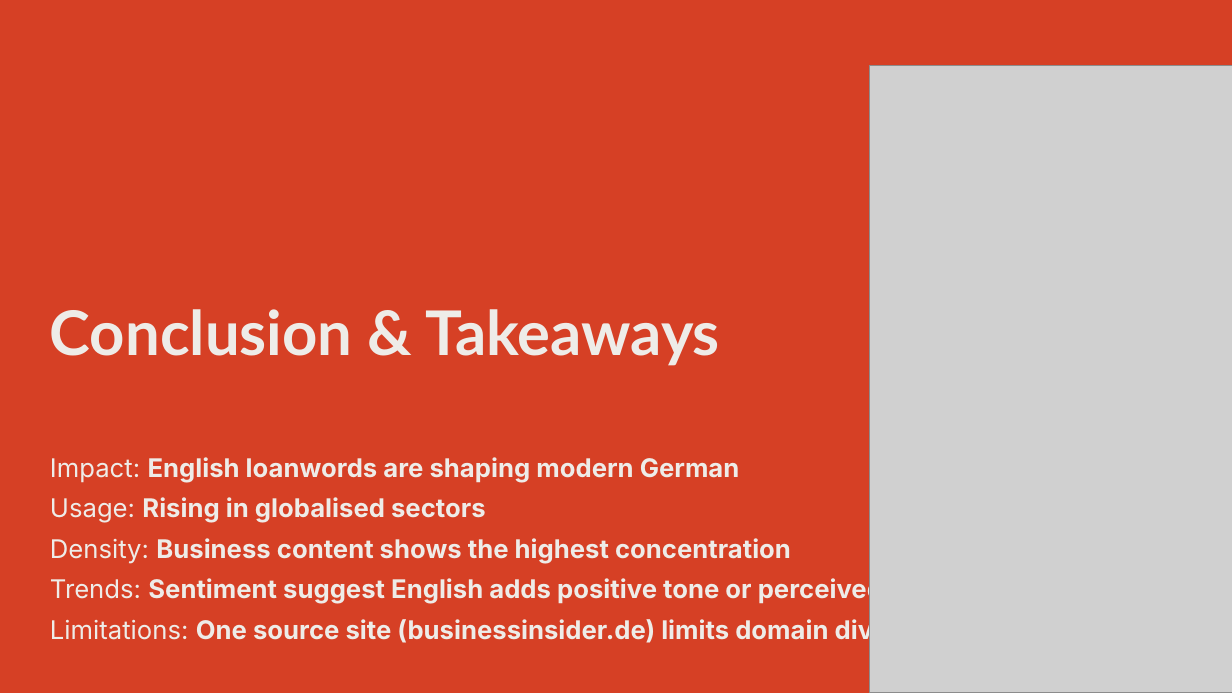
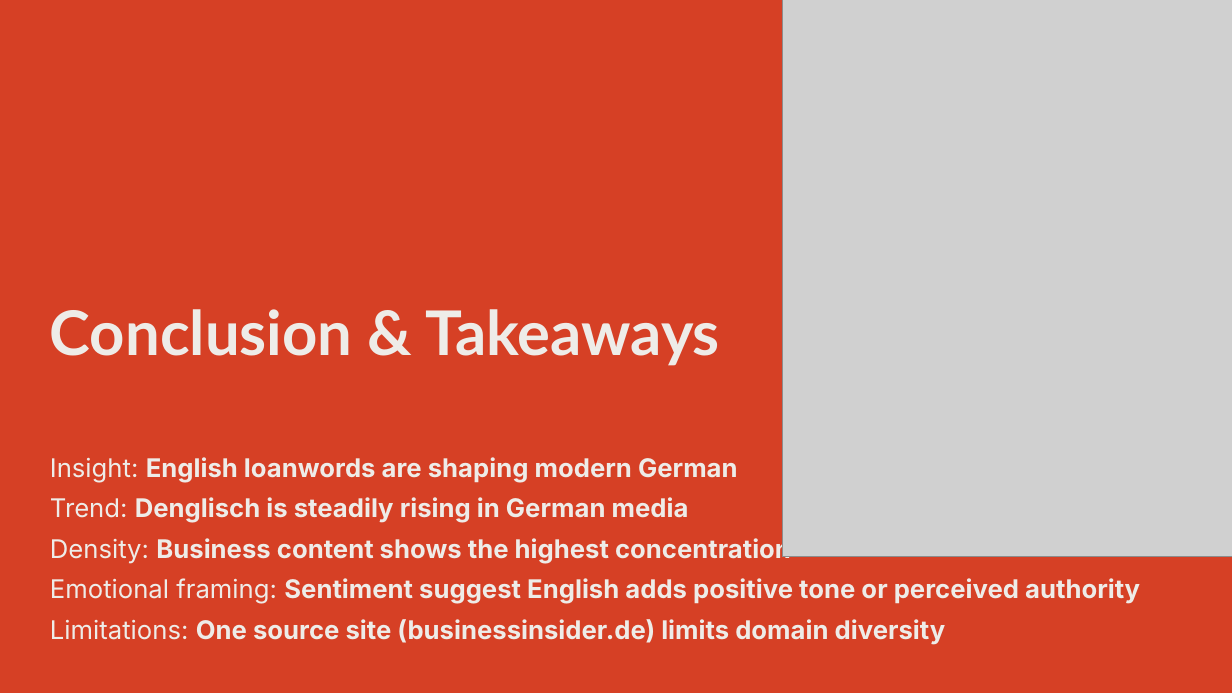
Before and after one commit to halfpintutopia/DA-deutsch-englisch-einfluss, a slide deck: slide 11 of DA_Final_Presentation.pptx (slide 10 before the commit). Drawn at 1232x693 pixels with LibreOffice and Linux fonts; fonts in the diff are those of the drawing; grey boxes stand for pictures. Boxes give left, top, right and bottom in pixels: in the first picture for what was removed or moved away, otherwise in the second. Text is boxed around its words. In the diff, an @@ line names an element or a change of style, - is before the commit and + after.

Commit message:
Completed draft

```diff
--- a/DA_Final_Presentation.pptx
+++ b/DA_Final_Presentation.pptx
@@ picture: place and size @@
-picture at [870, 66, 1232, 693]
+picture at [783, 0, 1232, 556]
@@ text at [50, 457, 738, 523]: text changed @@
-Impact: English loanwords are shaping modern German
-Usage: Rising in globalised sectors
+Insight: English loanwords are shaping modern German
+Trend: Denglisch is steadily rising in German media
@@ text at [50, 578, 1140, 604]: text changed @@
-Trends: Sentiment suggest English adds positive tone or perceived authority
+Emotional framing: Sentiment suggest English adds positive tone or perceived authority
```
Also in this commit, not shown: 3 other slides changed, 6 slides added, 7 slides removed.
